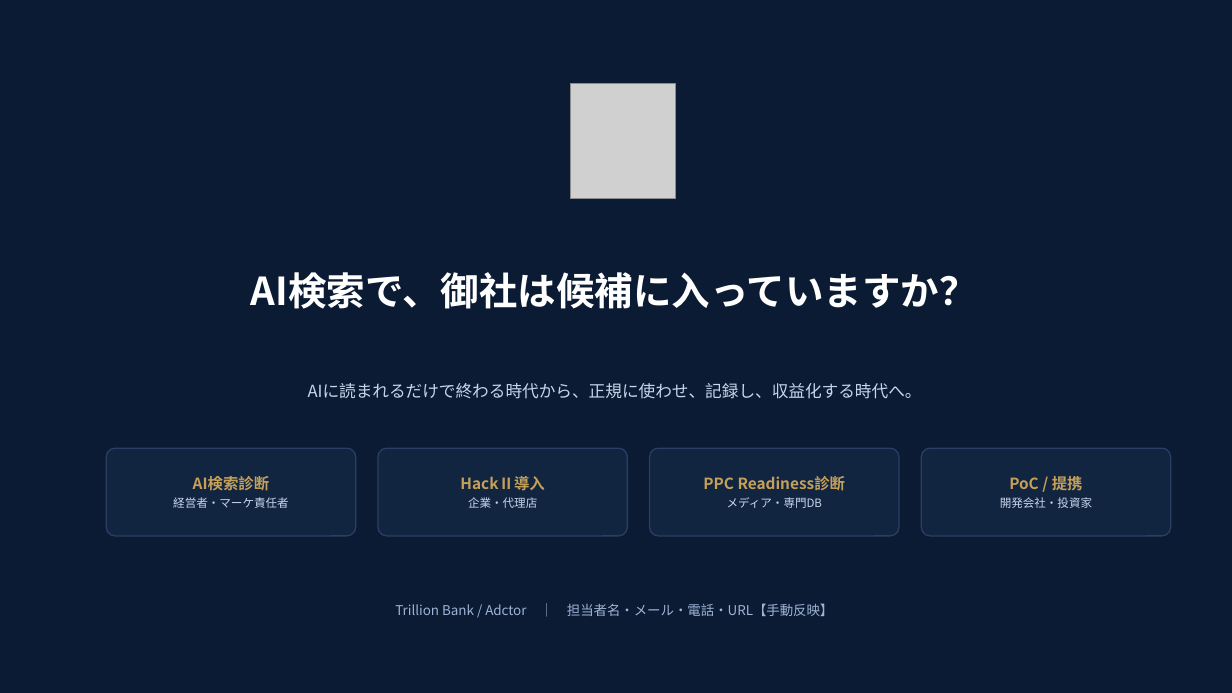
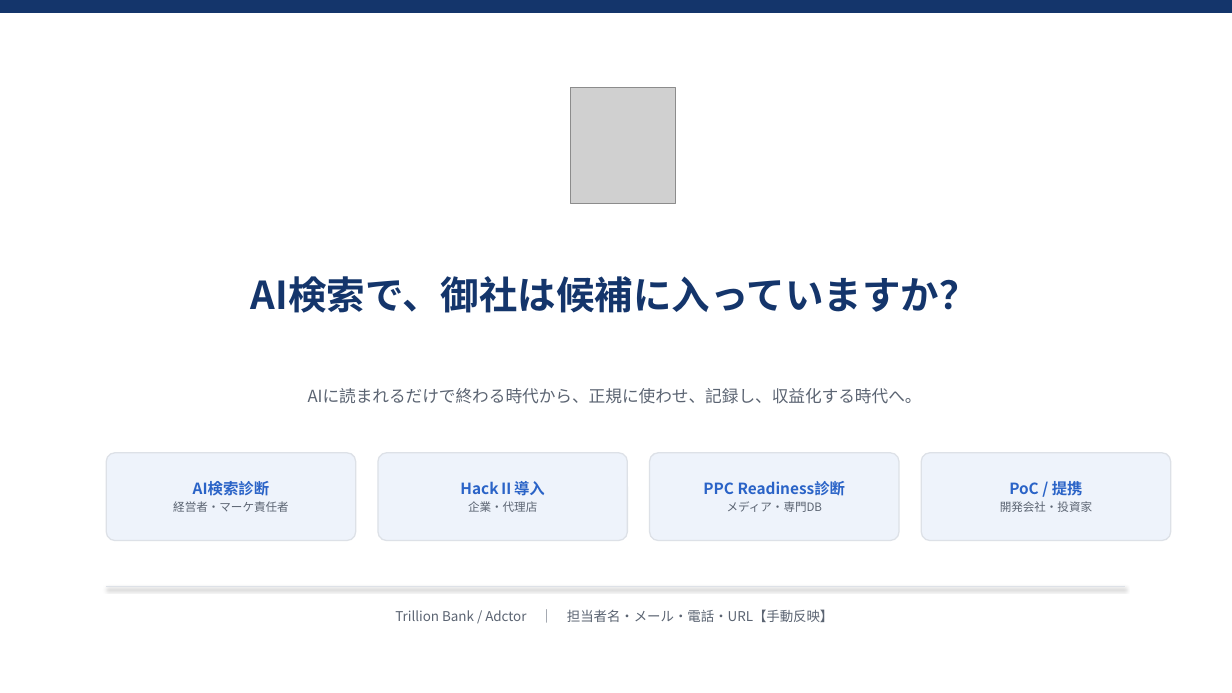
Before and after one commit to Kanta02cer/regalis-hp, a slide deck: slide 23 of sales-kit/TrillionBank_Company_Profile.pptx. Drawn at 1232x693 pixels with LibreOffice and Linux fonts; fonts in the diff are those of the drawing; grey boxes stand for pictures. Boxes give left, top, right and bottom in pixels: in the first picture for what was removed or moved away, otherwise in the second. Text is boxed around its words. In the diff, an @@ line names an element or a change of style, - is before the commit and + after.

```diff
--- a/sales-kit/TrillionBank_Company_Profile.pptx
+++ b/sales-kit/TrillionBank_Company_Profile.pptx
@@ background #0B1B33 to #FFFFFF @@
@@ rectangle added at (x1=0, y1=0, x2=1232, y2=13), fill #14356B @@
@@ text "AI検索で、御社は候補に入っていますか？" at (x1=251, y1=276, x2=978, y2=313): text colour #FFFFFF to #14356B @@
@@ text "AIに読まれるだけで終わる時代から、正規に使わせ、記録し、収益化する時代へ。" at (x1=308, y1=388, x2=922, y2=404): text colour #C8D6EC to #5B6472 @@
@@ text "AI検索診断" at (x1=173, y1=481, x2=289, y2=512): text colour #C5A059 to #2A63C7 in "AI検索診断"; text colour #C8D6EC to #5B6472 in "経営者・マーケ責任者" @@
@@ text "HackⅡ導入" at (x1=460, y1=481, x2=544, y2=512): text colour #C5A059 to #2A63C7 in "HackⅡ導入"; text colour #C8D6EC to #5B6472 in "企業・代理店" @@
@@ text "PPC Readiness診断" at (x1=703, y1=481, x2=846, y2=512): text colour #C5A059 to #2A63C7 in "PPC Readiness診断"; text colour #C8D6EC to #5B6472 in "メディア・専門DB" @@
@@ text "PoC / 提携" at (x1=1000, y1=479, x2=1092, y2=512): text colour #C5A059 to #2A63C7 in "PoC / 提携"; text colour #C8D6EC to #5B6472 in "開発会社・投資家" @@
@@ 4 rounded rectangles, 1 picture moved together from (x1=106, y1=83, x2=1171, y2=536) to (x1=106, y1=88, x2=1171, y2=541) @@
@@ fill #112440 to #EEF3FB; outline #2A3F63 1 pt to #DDE1E7 1 pt in 4 elements at (x1=106, y1=453, x2=356, y2=541), (x1=378, y1=453, x2=628, y2=541), (x1=650, y1=453, x2=899, y2=541), (x1=921, y1=453, x2=1171, y2=541) @@
@@ text "Trillion Bank / Adctor ｜ ..." at (x1=395, y1=609, x2=834, y2=622): text colour #9DB4D6 to #5B6472 @@
@@ elbow line added from (106, 587) to (1126, 587), #DDE1E7 0.75 pt @@
```
Also in this commit, not shown: 22 other slides changed.
